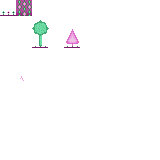
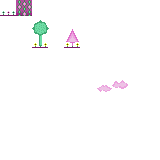
Layered file, before and after one edit (160x160). Changes by layer:
painted on "tilesheet.png" over 20, 42, 128, 92
